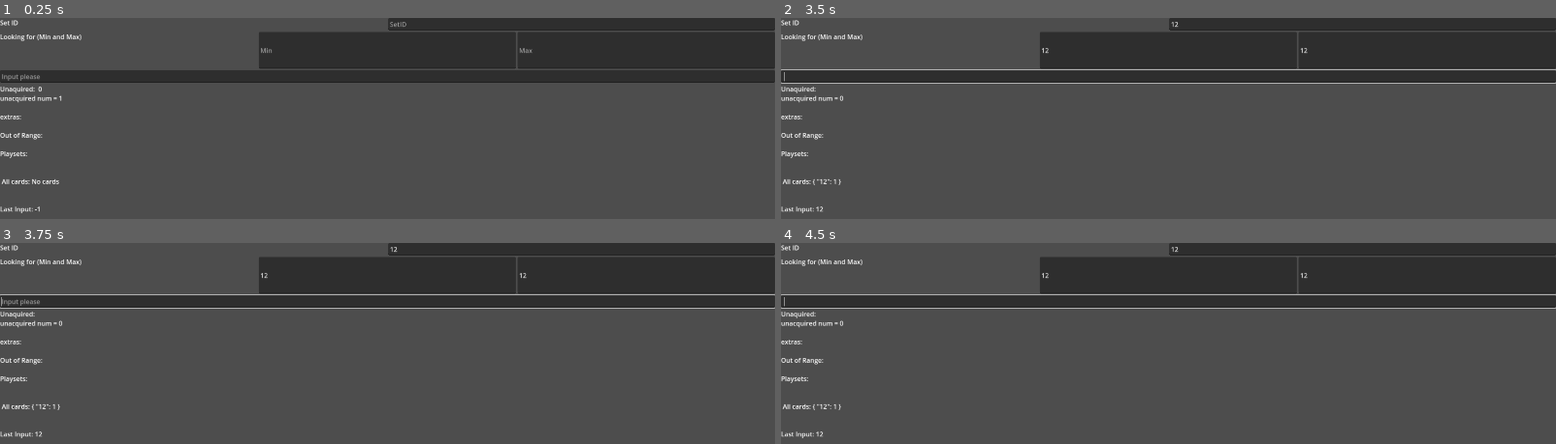
Above: before the commit, frames 1-4 (two rows, left to right).
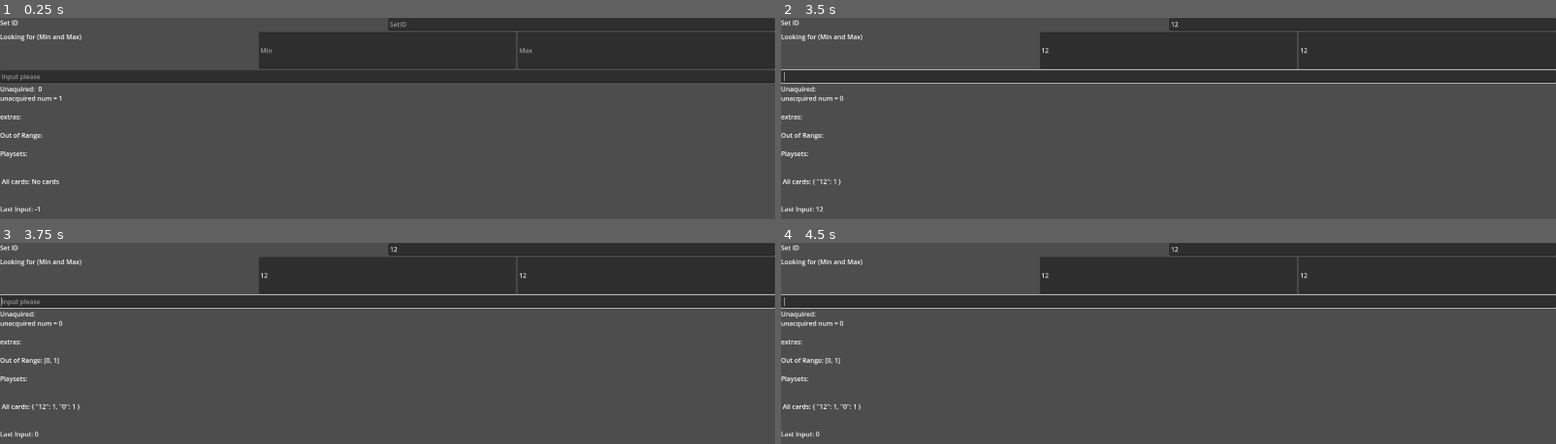
Above: after the commit, the same moments.

Repository: BrianBHuynh/MTG-easy-card-ID-tracker
Game: Godot game, scene res://tracker_scene.tscn
Same seed, same stepped clock (60 frames per second), same inputs: the game is played once before the commit and once after it.
Inputs (mouse positions are in pixels of both pictures, inside the frame that each line leads up to):
- Up to frame 1 (0.25 s): no input
- Up to frame 2 (3.5 s): click (1362, 24) at 0.52 s; type "12" at 0.6 s; click (1168, 50) at 0.75 s; type "12" at 0.83 s; click (1424, 50) at 0.98 s; type "12" at 1.07 s; click (1168, 76) at 1.27 s; type "12" at 1.35 s; tap Enter at 2 s; tap Space at 2.75 s
- Up to frame 3 (3.75 s): tap Enter at 3.5 s
- Up to frame 4 (4.5 s): tap Space at 4.25 s

Frames 1-2 are identical in both runs. In frame 3, less than 0.1% of the frame differs, in the area x 4-11%, y 57-97%; in frame 4, less than 0.1%.
Error before the commit: Invalid access to property or key '0' on a base object of type 'Dictionary'. (res://tracker_scene.gd:42)

Commit message:
Added a fix for id's starting with 0
the front 0's will now be removed

Diff:
--- a/tracker_scene.gd
+++ b/tracker_scene.gd
@@ -55,7 +55,7 @@
 
 func _on_line_edit_text_submitted(new_text: String) -> void:
 	if new_text != "":
-		Saves.set_value($VBoxContainer/SetID/SetID.text, new_text, int(Saves.get_or_return($VBoxContainer/SetID/SetID.text, new_text, 0) + 1))
+		Saves.set_value($VBoxContainer/SetID/SetID.text, str(int(new_text)), int(Saves.get_or_return($VBoxContainer/SetID/SetID.text, new_text, 0) + 1))
 	last_input = int(new_text)
 	process_text()
 	$VBoxContainer/LineEdit.text = ""
